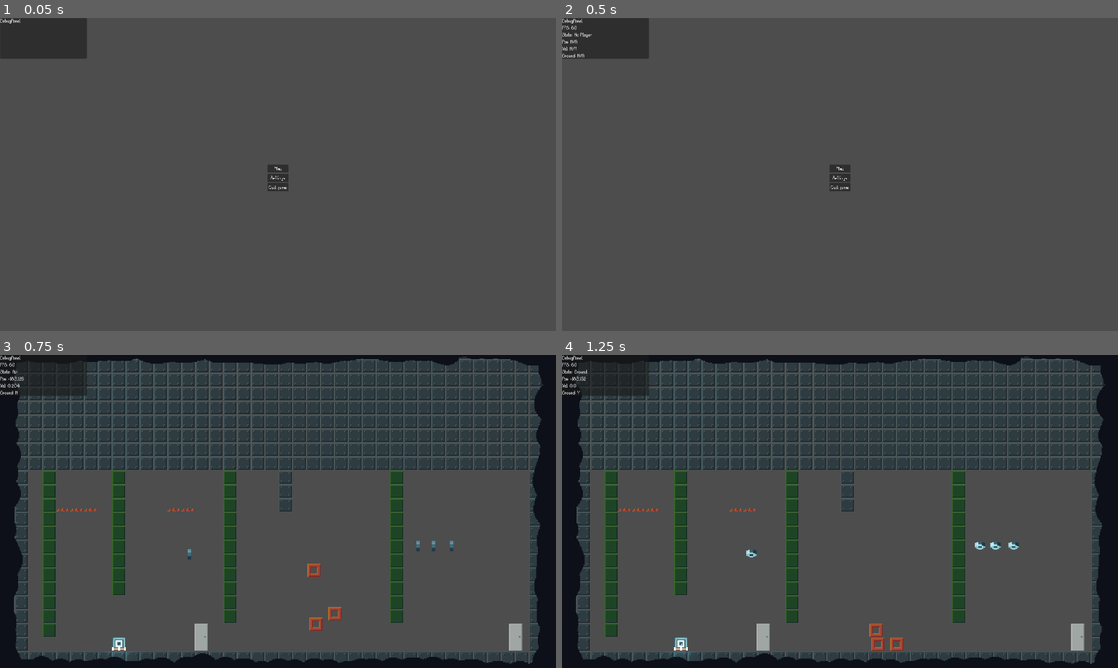
Above: before the commit, frames 1-4 (two rows, left to right).
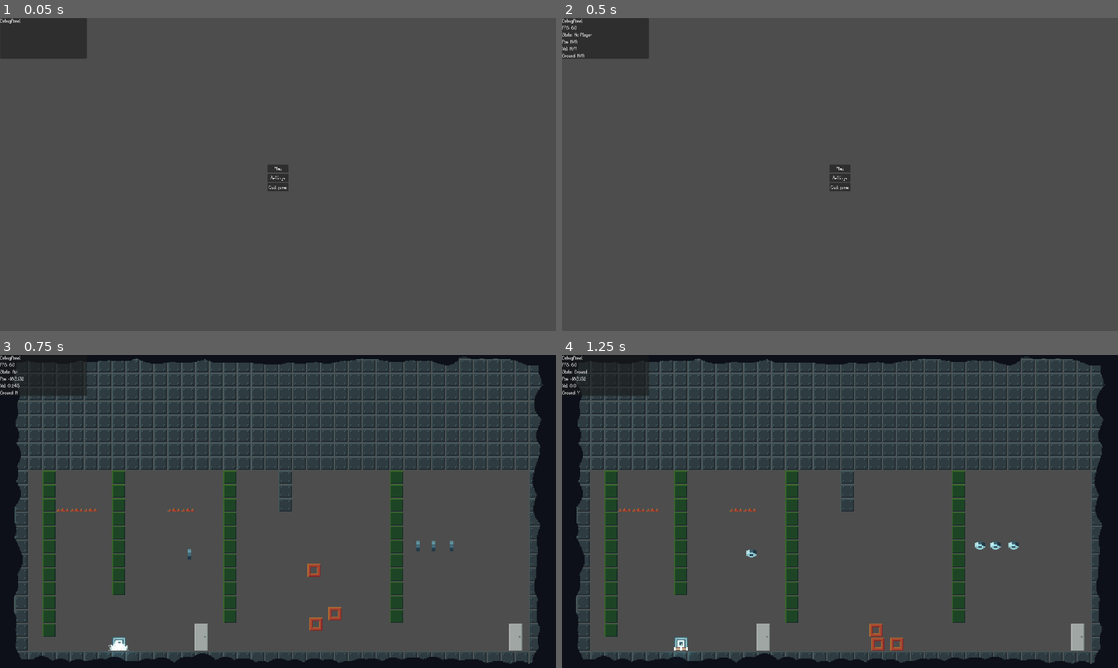
Above: after the commit, the same moments.

Repository: LeZellus/pistonprecision
Game: Godot game, scene res://scenes/worlds/MainScene.tscn
The game is run twice, just before and just after one commit, with the same random seed, the same clock (stepped at 60 frames per second) and the same inputs.
Inputs:
- Up to frame 1 (0.05 s): no input
- Up to frame 2 (0.5 s): no input
- Up to frame 3 (0.75 s): click "Play" at 0.5 s
- Up to frame 4 (1.25 s): no input

Frames 1-2 are identical in both runs. In frame 3, less than 0.1% of the frame differs, in the area x 2-24%, y 6-95%; in frame 4, nothing differs.

Commit message:
death improve

Diff:
--- a/scripts/objects/DeathZone.gd
+++ b/scripts/objects/DeathZone.gd
@@ -1,4 +1,4 @@
-# scripts/objects/DeathZone.gd - Version simplifiée
+# scripts/objects/DeathZone.gd - VERSION SIMPLIFIÉE
 extends Area2D
 class_name DeathZone
 
@@ -9,17 +9,27 @@
 	collision_layer = 0
 	collision_mask = 1  # Layer du joueur
 
+	print("💀 DeathZone initialisée à: %v" % global_position)
+
 func _on_body_entered(body: Node2D):
-	# Vérifications simples
+	print("🔍 Quelque chose entre dans la DeathZone: %s" % body.name)
+
+	# Vérifier que c'est le joueur
 	if not body.is_in_group("player"):
+		print("❌ Pas un joueur, ignoré")
 		return
 
+	# Vérifier que le joueur a la méthode trigger_death
 	if not body.has_method("trigger_death"):
+		print("❌ Le joueur n'a pas trigger_death()")
 		return
 
-	# Vérifier que le joueur n'est pas déjà mort ou immunisé
-	if body.is_player_dead() or body.has_death_immunity():
+	# Vérifier qu'il n'est pas déjà mort
+	if body.is_player_dead():
+		print("❌ Joueur déjà mort")
 		return
+
+	print("💀 DÉCLENCHEMENT MORT via DeathZone")
 
 	# Déclencher la mort
 	body.trigger_death()
--- a/scripts/player/Player.gd
+++ b/scripts/player/Player.gd
@@ -26,10 +26,6 @@
 var last_wall_side: int = 0
 var last_wall_position: float = 0.0
 
-# === DEATH SYSTEM ===
-var respawn_immunity_timer: float = 0.0
-const RESPAWN_IMMUNITY_TIME: float = 0.0
-
 # === COLLECTIBLES ===
 var collectibles_count: int = 0
 
@@ -40,20 +36,6 @@
 	_connect_signals()
 	state_machine.init(self)
 	add_to_group("player")
-
-func _input(event):
-	if Input.is_key_pressed(KEY_F6):
-		print("🔥 MORT FORCÉE PAR F6")
-		trigger_death()
-
-	# TEST 2: Respawn manuel (R)
-	if Input.is_key_pressed(KEY_F7): # Entrée
-		print("🔄 RESPAWN MANUEL FORCÉ")
-		sprite.visible = true
-		sprite.modulate.a = 1.0
-		global_position = Vector2(0, 100)
-		velocity = Vector2.ZERO
-		print("Sprite visible: %s, Position: %v" % [sprite.visible, global_position])
 
 func _setup_components():
 	# COMPOSANTS CORE
@@ -70,9 +52,6 @@
 	add_child(movement_system)
 
 func _process(delta: float):
-	if respawn_immunity_timer > 0:
-		respawn_immunity_timer -= delta
-
 	if wall_jump_timer > 0:
 		wall_jump_timer -= delta
 		if wall_jump_timer <= 0:
@@ -160,22 +139,24 @@
 
 # === DEATH SYSTEM ===
 func trigger_death():
-	if is_player_dead() or has_death_immunity():
+	"""Méthode principale pour déclencher la mort"""
+	if is_player_dead():
+		print("🚫 Mort bloquée - déjà mort")
 		return
 
+	print("💀 DÉCLENCHEMENT MORT - Position: %v" % global_position)
+
+	# Transition immédiate vers DeathState
 	var death_state = state_machine.get_node("DeathState")
 	if death_state:
 		state_machine.change_state(death_state)
+	else:
+		push_error("DeathState introuvable!")
 
 func is_player_dead() -> bool:
+	"""Vérifie si le joueur est actuellement mort"""
 	var current_state = state_machine.current_state
 	return current_state and current_state.get_script().get_global_name() == "DeathState"
-
-func has_death_immunity() -> bool:
-	return respawn_immunity_timer > 0
-
-func start_respawn_immunity():
-	respawn_immunity_timer = RESPAWN_IMMUNITY_TIME
 
 func start_room_transition():
 	pass
--- a/scripts/player/states/DeathState.gd
+++ b/scripts/player/states/DeathState.gd
@@ -1,74 +1,98 @@
-# scripts/player/states/DeathState.gd - VERSION FINALE
+# scripts/player/states/DeathState.gd - VERSION FINALE SANS IMMUNITÉ
 class_name DeathState
 extends State
 
 var death_timer: float = 0.0
+var death_animation_played: bool = false
 
 func _ready():
 	animation_name = "Death"
-	set_process(true)
 
 func enter() -> void:
 	super.enter()
-	death_timer = 2.0  # 2 secondes avant respawn
+	death_timer = 2.0
+	death_animation_played = false
 
-	print("💀 Joueur mort - respawn dans 2 secondes")
+	print("💀 Joueur mort - début de l'animation")
 
-	# Arrêter le mouvement et cacher le joueur
+	# Garder le joueur visible pour l'animation
 	parent.velocity = Vector2.ZERO
-	parent.sprite.visible = false
+	parent.sprite.visible = true
+
+	# Animation et effets de mort
+	_play_death_effects()
 
 	# Enregistrer la mort
 	var game_manager = get_node_or_null("/root/GameManager")
 	if game_manager and game_manager.has_method("register_player_death"):
 		game_manager.register_player_death()
 
-	# Activer le process pour ce node
-	set_process(true)
+func _play_death_effects():
+	"""Joue tous les effets de mort"""
+	# SON de mort
+	AudioManager.play_sfx("player/death", 0.8)
 
-func _process(delta: float):
+	# ANIMATION de mort si elle existe
+	if parent.sprite.sprite_frames.has_animation("Death"):
+		parent.sprite.play("Death")
+		death_animation_played = true
+		print("🎬 Animation de mort lancée")
+	else:
+		print("⚠️ Animation 'Death' introuvable, effet alternatif")
+		_play_death_fallback_effect()
+
+	# PARTICULES de mort
+	ParticleManager.emit_death(parent.global_position, 1.5)
+
+	# SCREEN SHAKE
+	if parent.camera and parent.camera.has_method("shake"):
+		parent.camera.shake(15.0, 0.8)
+
+func _play_death_fallback_effect():
+	"""Effet visuel de remplacement si pas d'animation Death"""
+	var tween = create_tween()
+	tween.parallel().tween_property(parent.sprite, "modulate", Color.RED, 0.3)
+	tween.parallel().tween_property(parent.sprite, "scale", Vector2(1.5, 1.5), 0.3)
+	tween.tween_property(parent.sprite, "modulate:a", 0.0, 0.5)
+
+func process_physics(delta: float) -> State:
+	# Immobiliser pendant la mort
+	parent.velocity = Vector2.ZERO
+	parent.move_and_slide()
+
+	# Gérer le timer de respawn
 	death_timer -= delta
 
-	# Quand le timer est écoulé
 	if death_timer <= 0:
-		print("✨ Respawn du joueur")
-		set_process(false)  # Arrêter le process
+		print("✨ Timer de respawn écoulé")
 		_respawn_player()
+		return _get_respawn_state()
 
-		# Transition vers AirState
-		var air_state = parent.state_machine.get_node("AirState")
-		if air_state:
-			parent.state_machine.change_state(air_state)
-		else:
-			# Fallback vers GroundState
-			var ground_state = parent.state_machine.get_node("GroundState")
-			if ground_state:
-				parent.state_machine.change_state(ground_state)
+	return null
 
 func _respawn_player():
-	# Position de respawn intelligente
+	"""Respawn du joueur"""
+	# Position de respawn
 	var respawn_pos = _get_respawn_position()
-
-	# Téléporter le joueur
 	parent.global_position = respawn_pos
 	parent.velocity = Vector2.ZERO
 
-	# Rendre visible
+	# Restaurer l'apparence
 	parent.sprite.visible = true
-	parent.sprite.modulate.a = 1.0
+	parent.sprite.modulate = Color.WHITE
+	parent.sprite.scale = Vector2.ONE
 
-	# Immunité temporaire
-	parent.start_respawn_immunity()
+	print("🔄 Joueur respawné à: %v" % respawn_pos)
 
 func _get_respawn_position() -> Vector2:
 	"""Trouve la meilleure position de respawn"""
-
 	# PRIORITÉ 1: Checkpoint door
 	var game_manager = get_node_or_null("/root/GameManager")
 	if game_manager and game_manager.has_checkpoint():
 		var door_id = game_manager.get_last_door_id()
 		var door = _find_door_by_id(door_id)
 		if door:
+			print("📍 Respawn sur door: %s" % door_id)
 			return door.get_spawn_position()
 
 	# PRIORITÉ 2: SpawnPoint par défaut
@@ -76,10 +100,22 @@
 	if spawn_manager:
 		var spawn_pos = spawn_manager.get_default_spawn_position()
 		if spawn_pos != Vector2.ZERO:
+			print("📍 Respawn sur spawn par défaut")
 			return spawn_pos
 
-	# FALLBACK: Position fixe
+	# FALLBACK
+	print("📍 Respawn fallback")
 	return Vector2(0, 100)
+
+func _get_respawn_state() -> State:
+	"""Détermine l'état après respawn"""
+	# Toujours retourner à AirState pour éviter les bugs
+	var air_state = parent.state_machine.get_node("AirState")
+	if air_state:
+		return air_state
+
+	# Fallback vers GroundState
+	return parent.state_machine.get_node("GroundState")
 
 func _find_door_by_id(door_id: String) -> Door:
 	"""Recherche une door par son ID"""
@@ -89,17 +125,10 @@
 			return door
 	return null
 
-func process_frame(delta: float) -> State:
-	# Plus utilisé, on utilise _process() à la place
-	return null
-
-func process_physics(_delta: float) -> State:
-	# Immobiliser pendant la mort
-	parent.velocity = Vector2.ZERO
-	parent.move_and_slide()
-	return null
-
 func exit() -> void:
-	# Arrêter le process et s'assurer que le joueur est visible
-	set_process(false)
-	parent.sprite.visible = true
+	"""Nettoyage à la sortie de l'état"""
+	# S'assurer que le joueur est visible
+	if parent.sprite:
+		parent.sprite.visible = true
+		parent.sprite.modulate = Color.WHITE
+		parent.sprite.scale = Vector2.ONE
